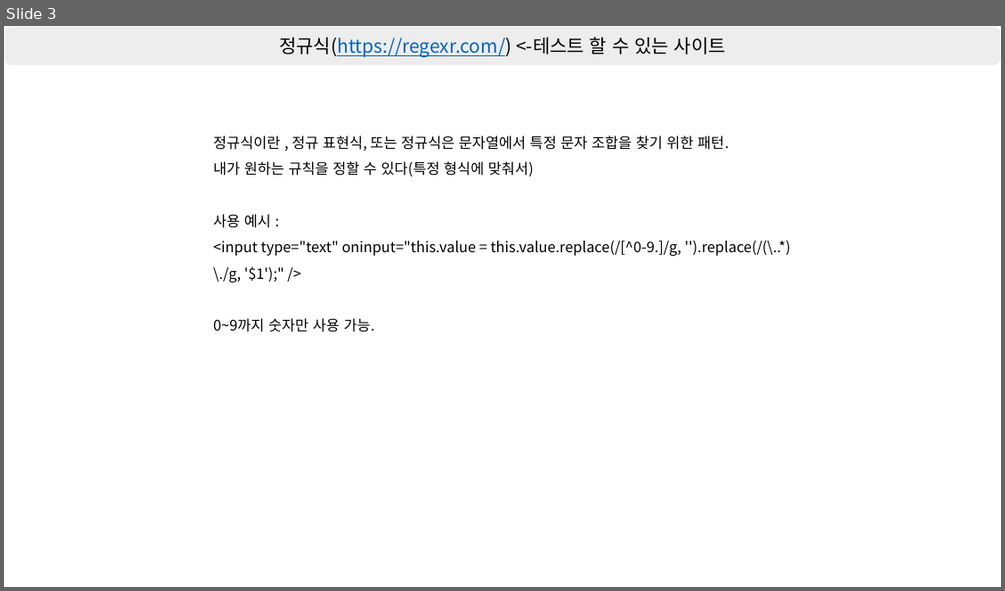
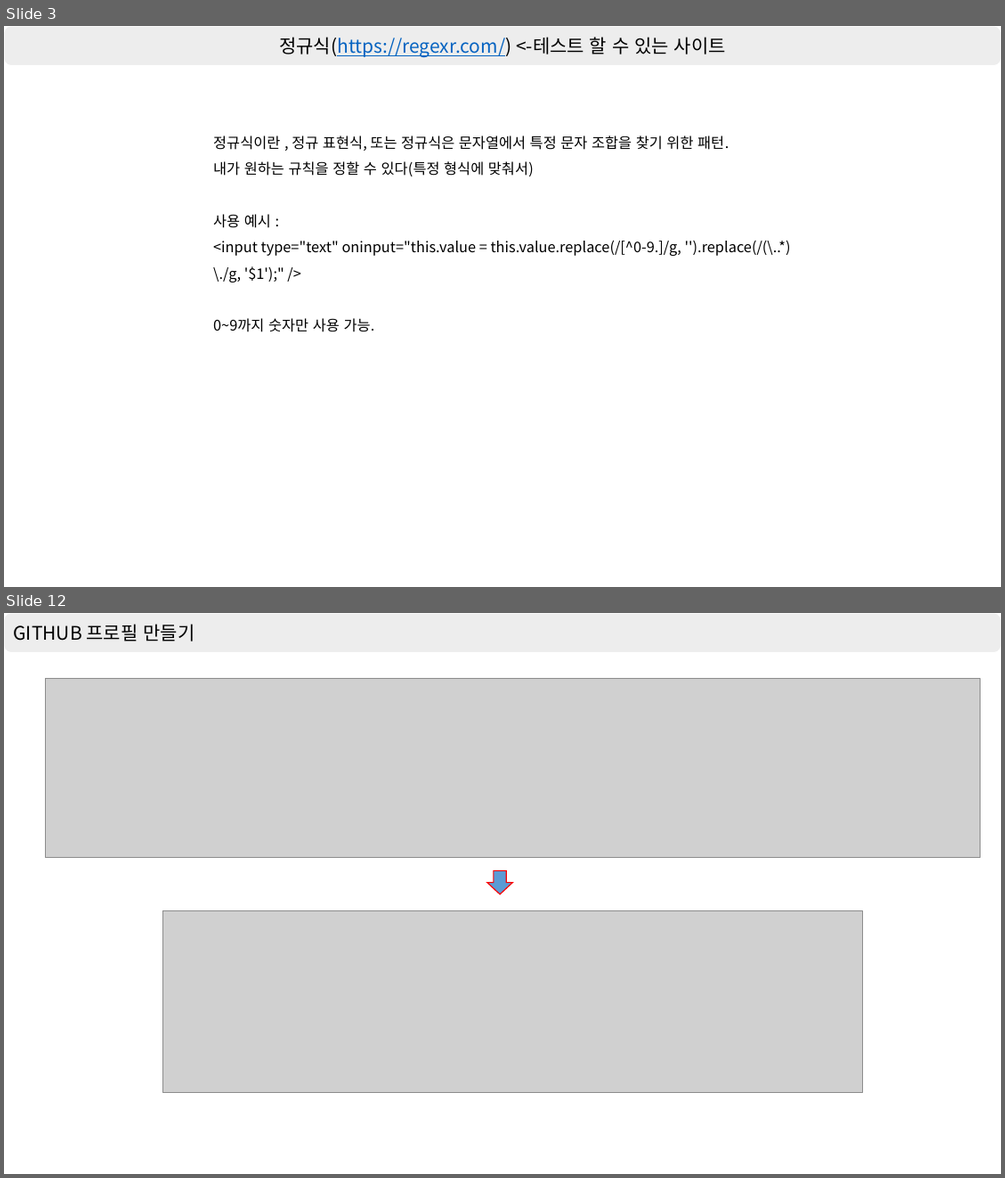
Before and after one commit to shchoichoko/web, a slide deck: Day2/강의 정리.pptx. Shown one above the other, each under a label of ours: slide 3 before the commit, slides 3 and 12 after it; the slides between them are not shown. The pictures are 1005x591 and 1005x1178 pixels, drawn with LibreOffice and Linux fonts; fonts in the diff are those of the drawing; grey boxes stand for pictures. Boxes give left, top, right and bottom in pixels: in the first picture for what was removed or moved away, otherwise in the second. Text is boxed around its words. In the diff, an @@ line names an element or a change of style, - is before the commit and + after.

```diff
--- a/Day2/강의 정리.pptx
+++ b/Day2/강의 정리.pptx
@@ slide 12 added at box(4, 613, 1001, 1174), background #FFFFFF @@
@@ rounded rectangle added at box(4, 613, 1001, 653), fill #EDEDED, outline #FFFFFF 1 pt, 18 pt, text #000000 @@
+GITHUB 프로필 만들기
@@ picture added at box(45, 678, 980, 858) @@
@@ down arrow added at box(487, 870, 512, 894), fill #5B9BD5, outline #FF0000 1 pt @@
@@ picture added at box(163, 910, 863, 1093) @@
```
Also in this commit, not shown: 10 slides changed, 8 other slides added, 4 slides removed, 3 other files.
